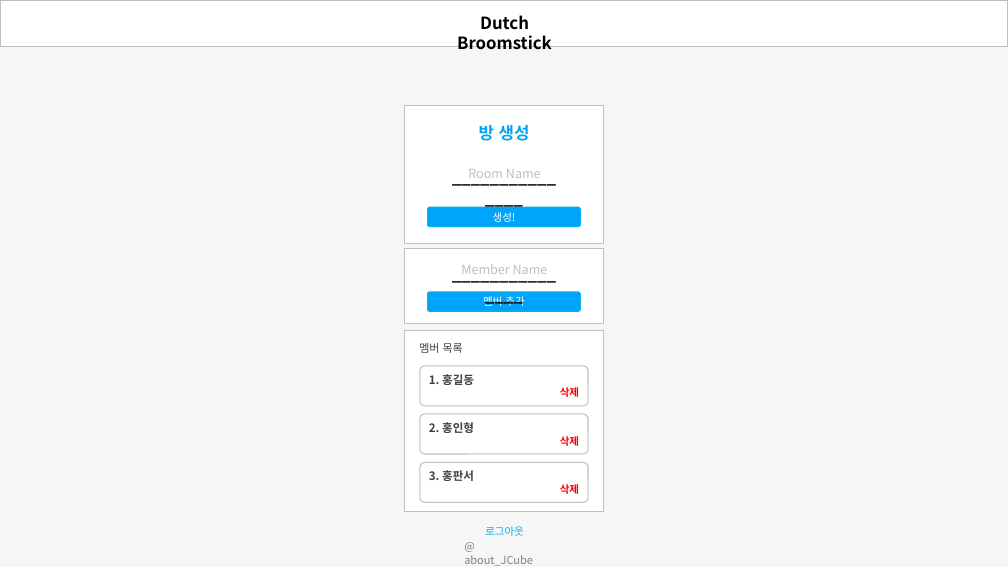
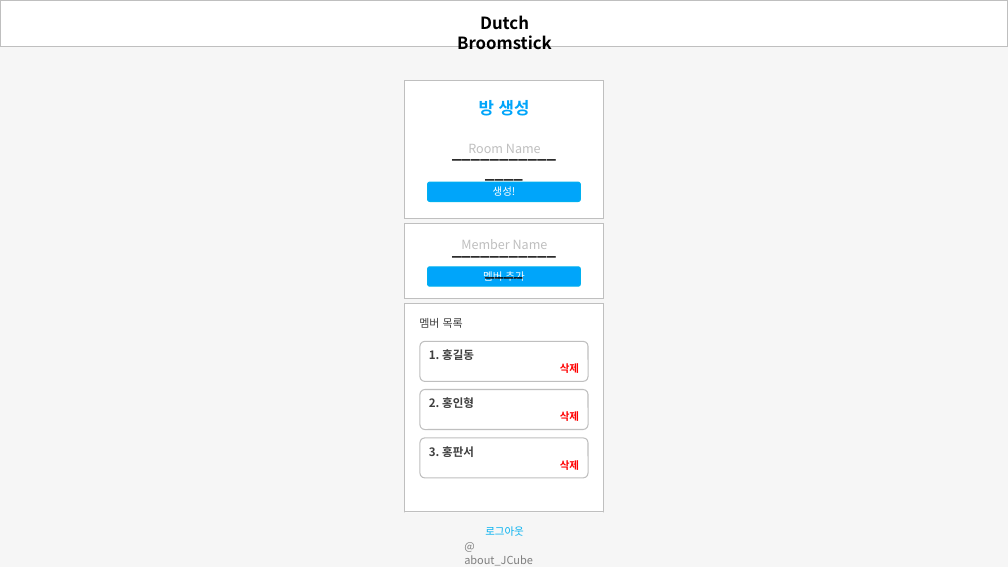
Before and after one commit to jtjun/DutchBroomstick, a slide deck: slide 8 of Documents/Design_Demo.pptx. Drawn at 1008x567 pixels with LibreOffice and Linux fonts; fonts in the diff are those of the drawing. Boxes give left, top, right and bottom in pixels: in the first picture for what was removed or moved away, otherwise in the second. Text is boxed around its words. In the diff, an @@ line names an element or a change of style, - is before the commit and + after.

```diff
--- a/Documents/Design_Demo.pptx
+++ b/Documents/Design_Demo.pptx
@@ 6 texts, 5 rounded rectangles, 2 rectangles: place and size @@
-6 texts, 5 rounded rectangles, 2 rectangles at [405, 106, 603, 503]
+6 texts, 5 rounded rectangles, 2 rectangles at [405, 80, 603, 478]
@@ rectangle: place and size @@
-rectangle at [405, 330, 603, 521]
+rectangle at [405, 303, 603, 521]
```
Also in this commit, not shown: 2 other slides changed, 2 slides added.
